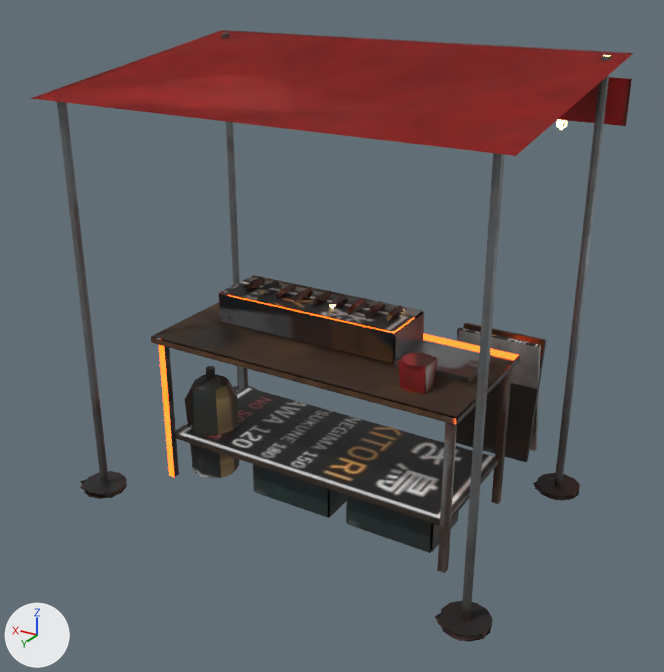
What one commit did to the glTF model assets/props/skewer_stall_lod1.glb.
One viewpoint serves both versions: a 50 mm camera at (-2.29, 3.81, 2.84) aimed at (0.0, 0.0, 0.93). Every picture has the same lights, and +X, +Y and +Z are marked at lower left. The older version comes first. Objects named as collision shapes, trigger or cutter boxes, shadow casters or lower levels of detail are left out. Where no turn or scale is listed for an object, it has been applied to the vertices. Vertices at exactly the same position are counted once.

Names of what the first picture shows: 'skewer_stall'.
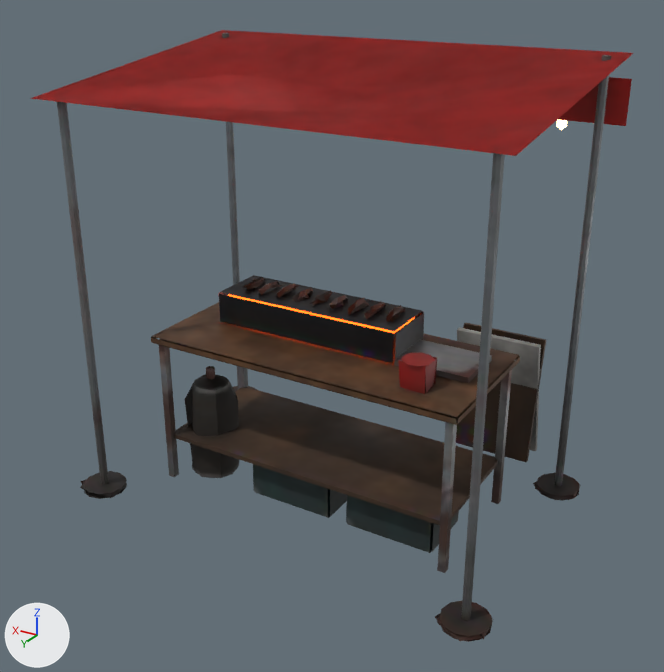
Pixel boxes [x1, y1, x2, y2] of what changed, in the pictures (664 x 672 px; the box of a moved part takes in the faces that stretch with it):
part 1 of me_skewer_stall_001, moved or reshaped: [192, 366, 419, 407] in both
part 2 of me_skewer_stall_001, surface changed: [57, 55, 608, 619] in both

The change, as a list of edits to the scene's bpy script:
```text
Change me_skewer_stall_001:
    where me_skewer_stall_001.from_pydata(...)  # 850 vertices, 803 faces; spans x -1.22..1.23, y -1.01..0.77, z 0.0..2.36
    used by ob_skewer_stall; location = (0.0, 0.0, 0.0)
    me_skewer_stall_001 part 1
    9 vertices are removed from x 0.34..1.12, y -0.06..0.67, z 0.0..0.64
    21 faces are deleted
    2 vertices move from x -0.62..-0.57, y 0.27..0.28, z 0.88 to x -0.63..-0.58, y 0.27..0.28, z 0.88
    7 vertices are added at x 0.68..1.12, y 0.14..0.66, z 0.0..0.64
    23 new faces join them
    me_skewer_stall_001 part 2: 450 kept faces spanning x -1.22..1.23, y -1.01..0.77, z 0.0..2.35 get new texture (UV) coordinates
```
